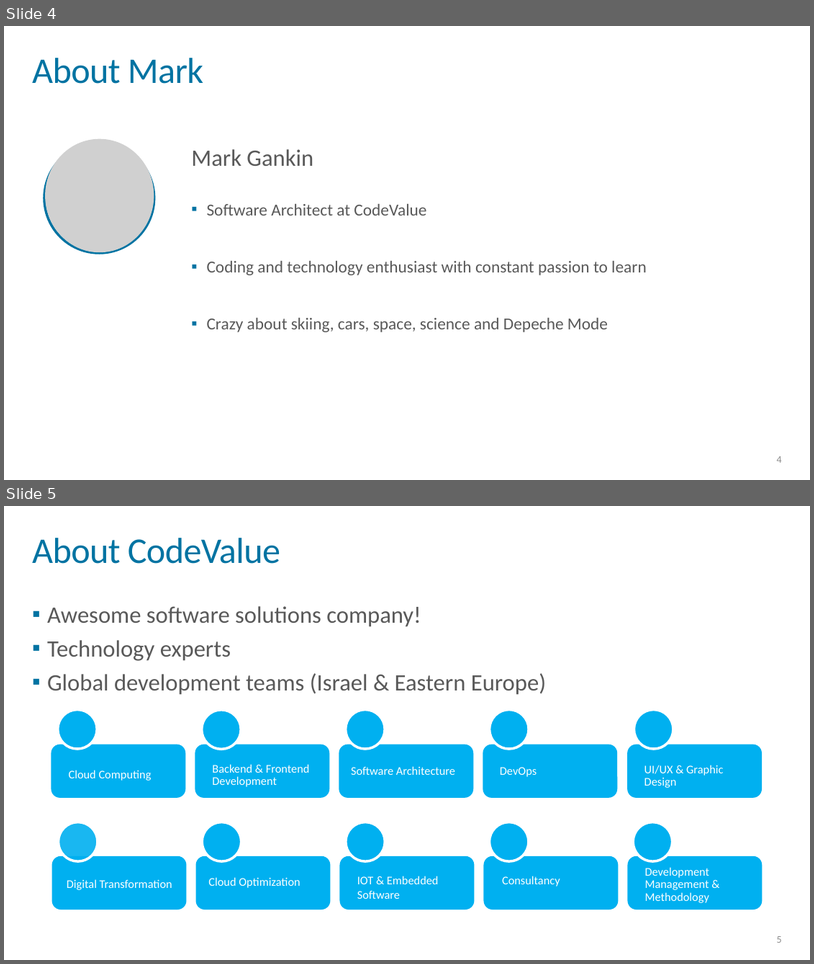
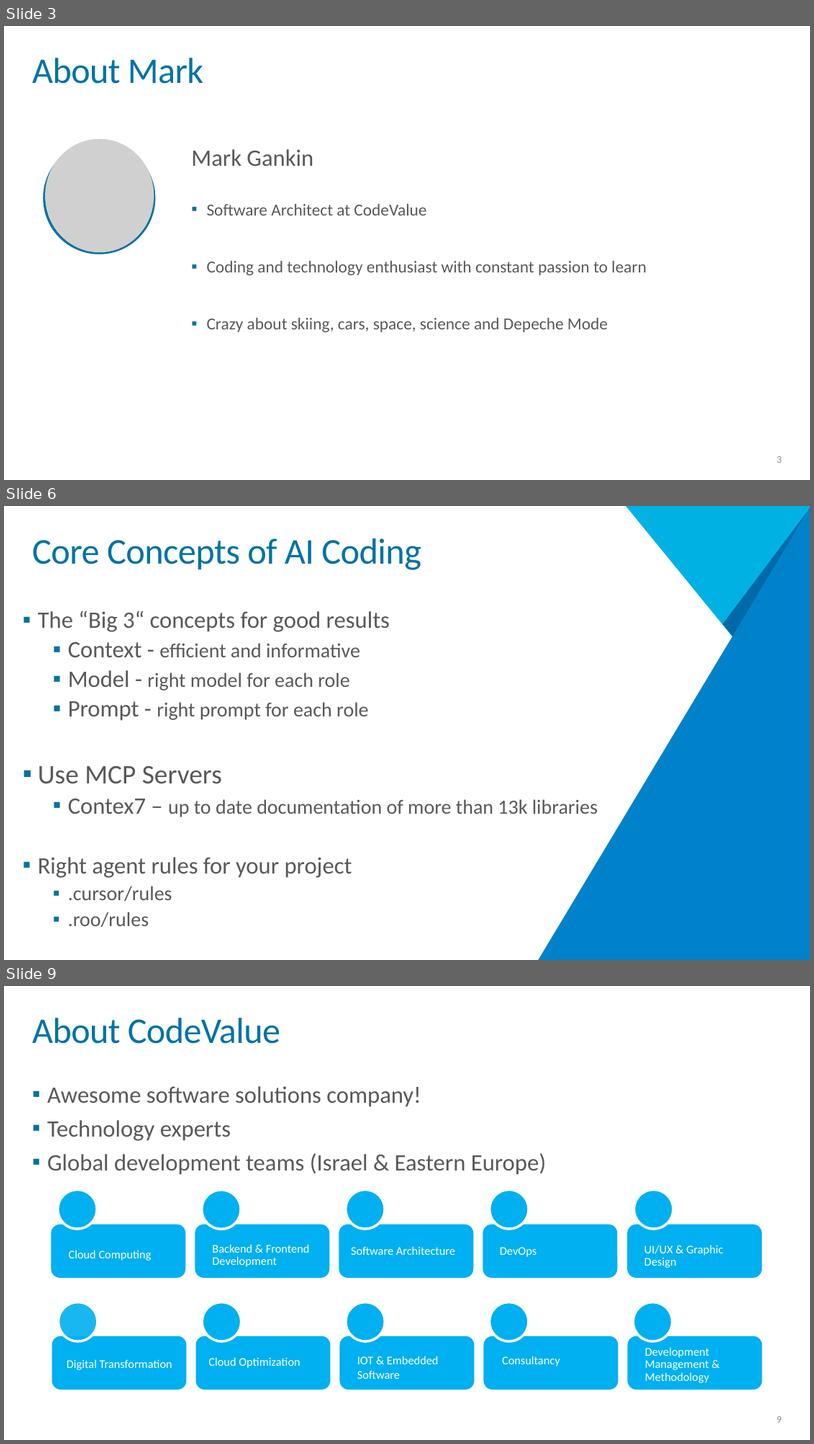
Before and after one commit to MarkG/architecture-next-2025, a slide deck: presentation/Vibe Coding.pptx. Shown one above the other, each under a label of ours: slides 4 and 5 before the commit, slides 3, 6 and 9 after it; the slides between them are not shown. The pictures are 814x964 and 814x1444 pixels, drawn with LibreOffice and Linux fonts; fonts in the diff are those of the drawing; grey boxes stand for pictures; background and template pictures are left out. Boxes give left, top, right and bottom in pixels: in the first picture for what was removed or moved away, otherwise in the second. Text is boxed around its words. In the diff, an @@ line names an element or a change of style, - is before the commit and + after.

```diff
--- a/presentation/Vibe Coding.pptx
+++ b/presentation/Vibe Coding.pptx
@@ slide 6 added at [4, 506, 810, 960], background #FFFFFF @@
@@ right triangle added at [537, 507, 810, 960], fill #0082CA @@
@@ right triangle added at [627, 506, 810, 731], fill #00B2E3 @@
@@ freeform shape added at [723, 508, 810, 637], fill #0069A7 @@
@@ title added at [32, 538, 422, 570], 43.2 pt, text #0073A2 @@
+Core Concepts of AI Coding
@@ text added at [38, 610, 598, 926], 24 pt, text #595959 @@
+▪ The “Big 3“ concepts for good results
+  ▪ Context - efficient and informative
+  ▪ Model - right model for each role
+  ▪ Prompt - right prompt for each role
+▪ Use MCP Servers
+  ▪ Contex7 – up to date documentation of more than 13k libraries
+▪ Right agent rules for your project
+  ▪ .cursor/rules
+  ▪ .roo/rules
@@ rectangle added at [274, 847, 521, 952], fill #FFFFFF @@
@@ what was slide 4 is now slide 3 @@
@@ page number at [777, 456, 782, 462]: text changed @@
-4
+3
@@ what was slide 5 is now slide 9 @@
```
Also in this commit, not shown: 1 slide changed, 4 other slides added, 2 slides removed, 3 other files.
